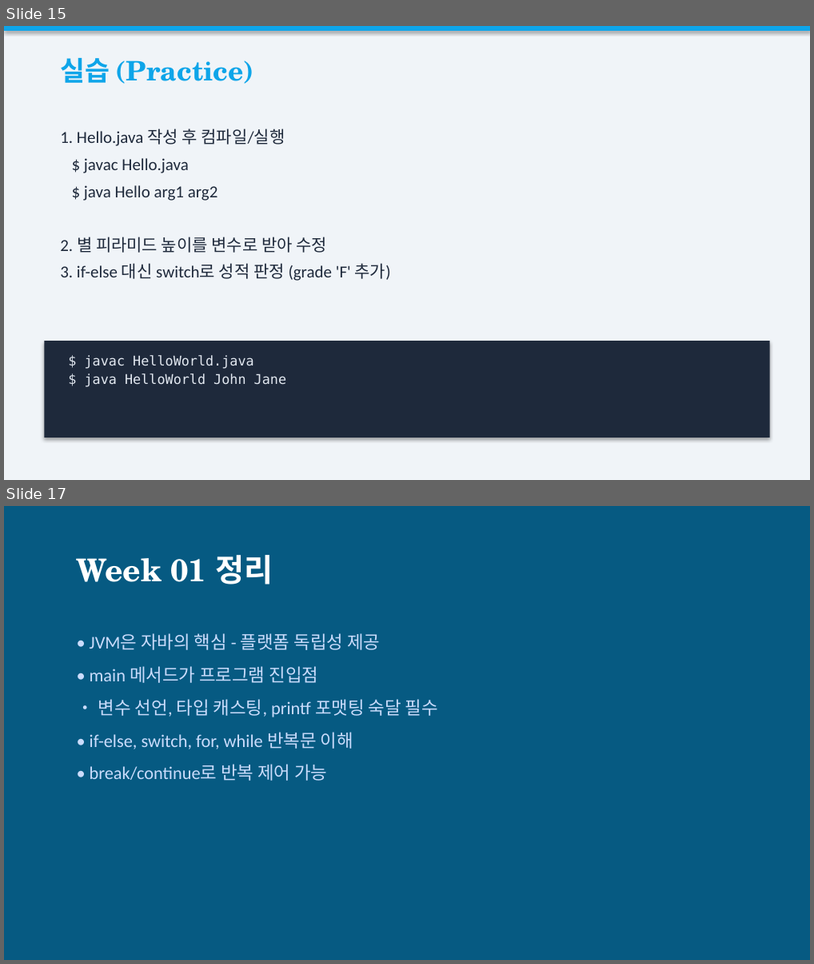
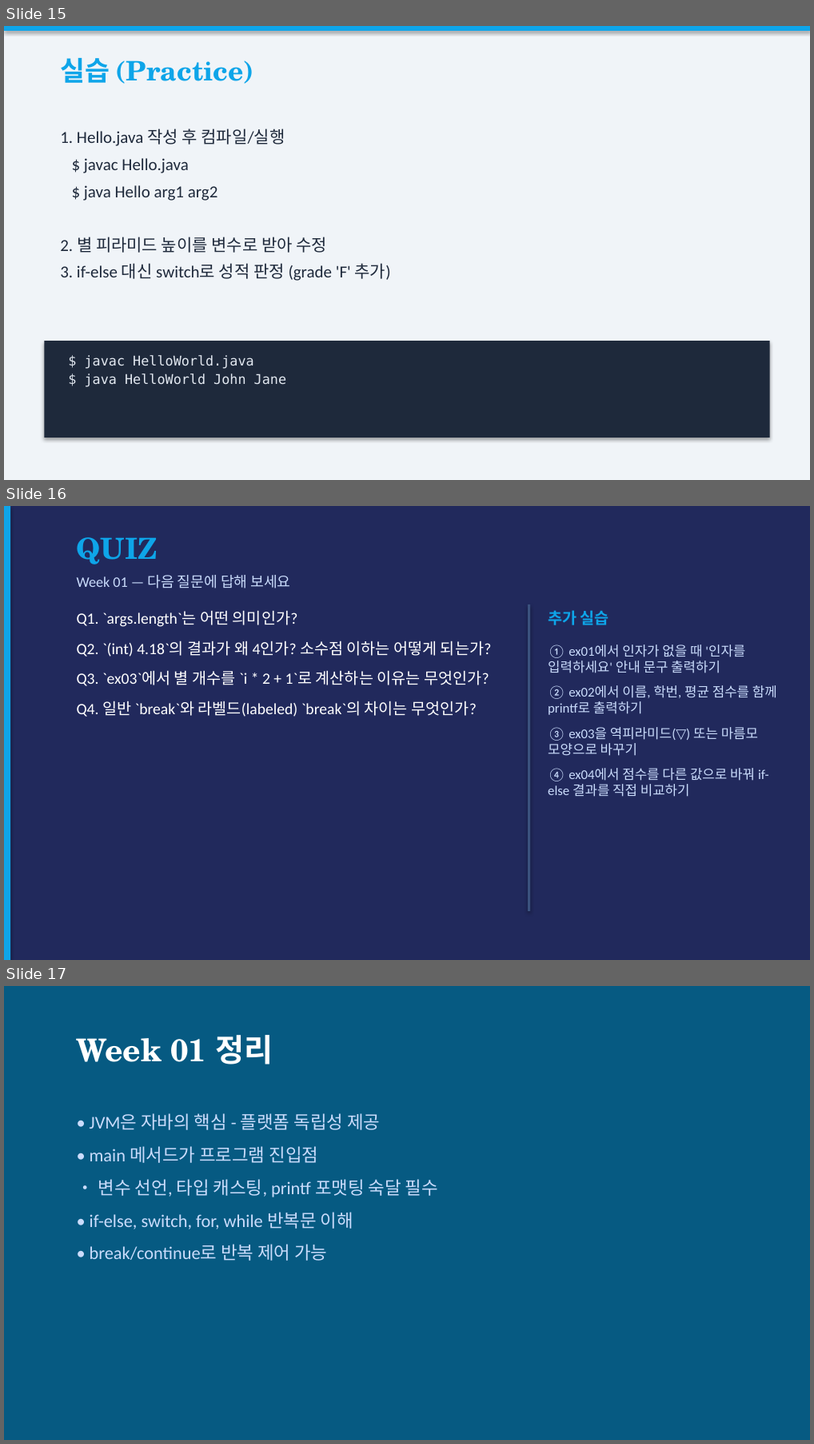
Before and after one commit to gbox3d/java_study, a slide deck: Week01_JavaBasics.pptx. Shown one above the other, each under a label of ours: slides 15 and 17 before the commit, slides 15, 16 and 17 after it; the slides between them are not shown. The pictures are 814x964 and 814x1444 pixels, drawn with LibreOffice and Linux fonts; fonts in the diff are those of the drawing. Boxes give left, top, right and bottom in pixels: in the first picture for what was removed or moved away, otherwise in the second. Text is boxed around its words. In the diff, an @@ line names an element or a change of style, - is before the commit and + after.

```diff
--- a/Week01_JavaBasics.pptx
+++ b/Week01_JavaBasics.pptx
@@ slide 16 added at box(4, 506, 810, 960), background #FFFFFF @@
@@ rectangle added at box(4, 506, 810, 959), fill #21295C @@
@@ rectangle added at box(4, 506, 10, 959), fill #0EA5E9 @@
@@ text added at box(77, 537, 158, 564), 26 pt, text #0EA5E9, bold @@
+QUIZ
@@ text added at box(77, 575, 291, 588), 13 pt, text #CADCFC @@
+Week 01 — 다음 질문에 답해 보세요
@@ text added at box(77, 610, 492, 716), 14 pt, text #FFFFFF @@
+Q1. `args.length`는 어떤 의미인가?
+Q2. `(int) 4.18`의 결과가 왜 4인가? 소수점 이하는 어떻게 되는가?
+Q3. `ex03`에서 별 개수를 `i * 2 + 1`로 계산하는 이유는 무엇인가?
+Q4. 일반 `break`와 라벨드(labeled) `break`의 차이는 무엇인가?
@@ rectangle added at box(528, 604, 530, 911), fill #3B527E @@
@@ text added at box(548, 610, 610, 625), 14 pt, text #0EA5E9, bold @@
+추가 실습
@@ text added at box(548, 644, 778, 796), 12 pt, text #CADCFC @@
+① ex01에서 인자가 없을 때 '인자를 입력하세요' 안내 문구 출력하기
+② ex02에서 이름, 학번, 평균 점수를 함께 printf로 출력하기
+③ ex03을 역피라미드(▽) 또는 마름모 모양으로 바꾸기
+④ ex04에서 점수를 다른 값으로 바꿔 if-else 결과를 직접 비교하기
```
Also in this commit, not shown: 1 slide removed, 10 other files.
